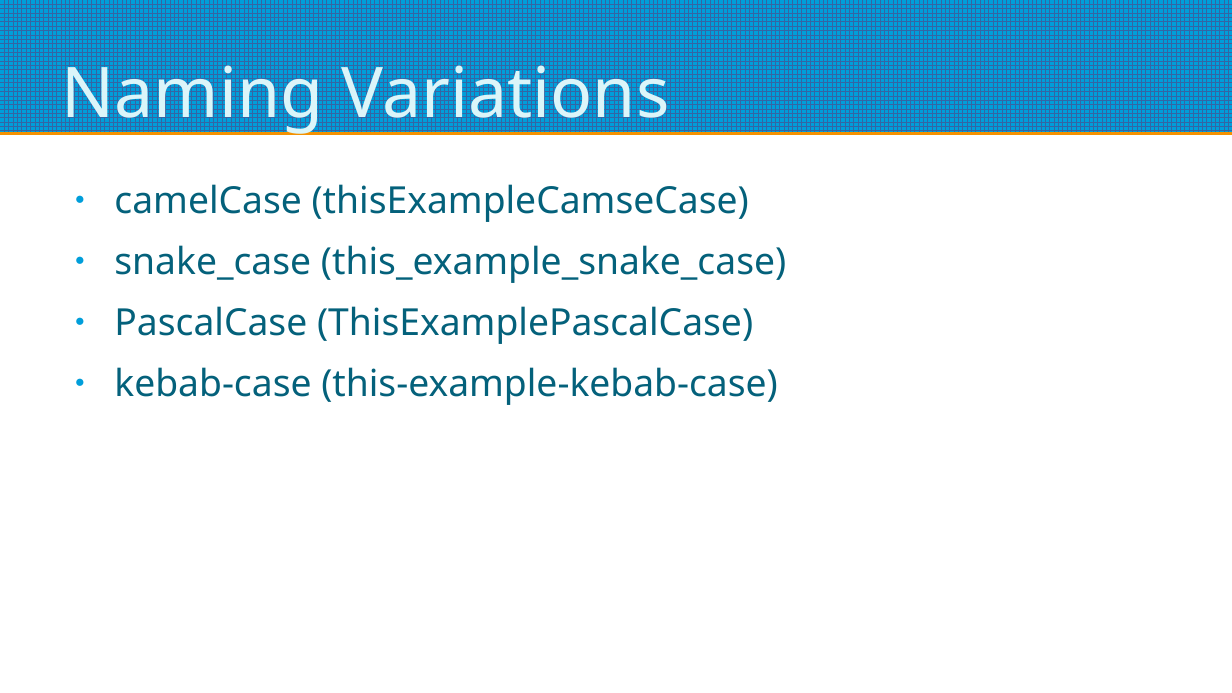
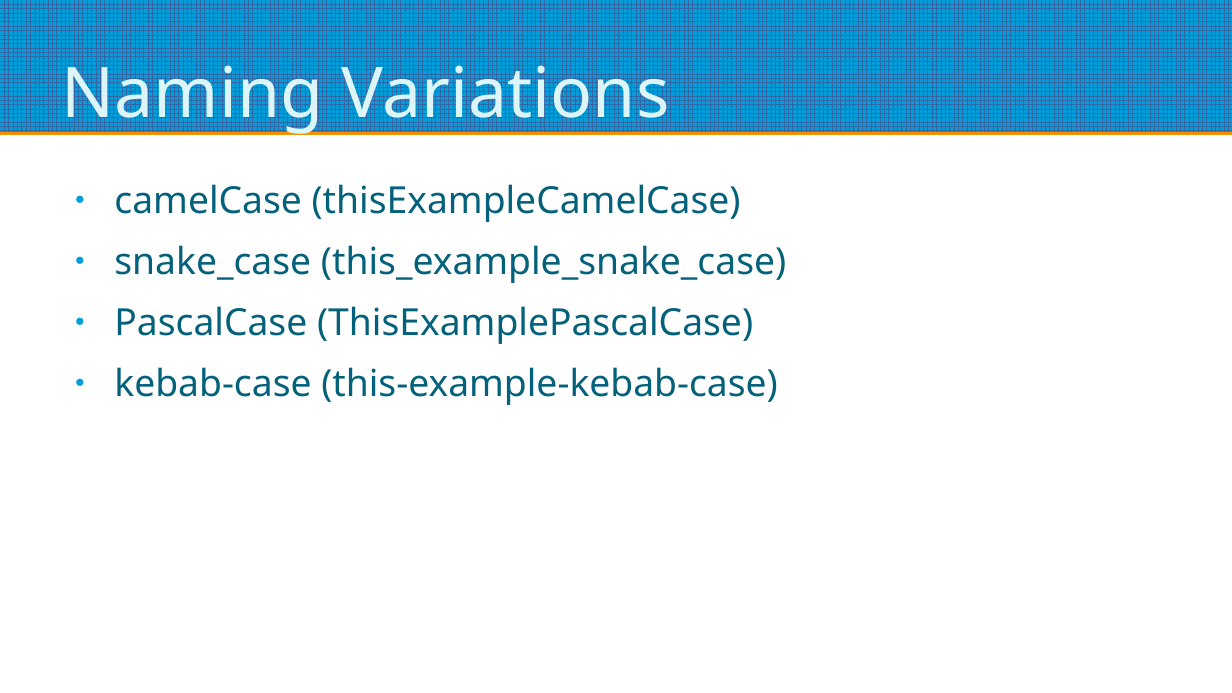
Before and after one commit to refsigregory/react-native-starter-lesson, a slide deck: slide 12 of docs/React Native Starter.odp (slide 13 before the commit). Drawn at 1232x693 pixels with LibreOffice and Linux fonts; fonts in the diff are those of the drawing. Boxes give left, top, right and bottom in pixels: in the first picture for what was removed or moved away, otherwise in the second. Text is boxed around its words. In the diff, an @@ line names an element or a change of style, - is before the commit and + after.

```diff
--- a/docs/React Native Starter.odp
+++ b/docs/React Native Starter.odp
@@ text at (114,184,741,222): text changed @@
-● camelCase (thisExampleCamseCase)
+● camelCase (thisExampleCamelCase)
```
Also in this commit, not shown: 8 other slides changed, 6 slides added, 5 slides removed.
